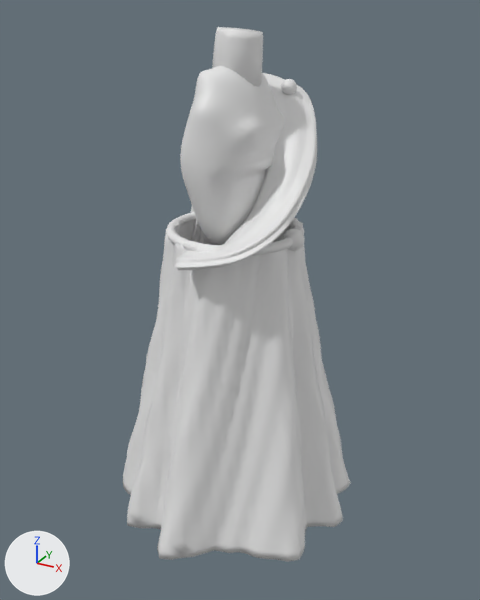
Two versions of the glTF model blender/export/GodBody.glb, one commit apart.
Camera for both pictures: a 50 mm lens placed at (14.0, -25.0, 23.4), pointed at (0.3, -0.1, 10.9). The lights are fixed; the arrows at lower left show +X, +Y and +Z. The first picture is the older version. Vertices at exactly the same position are counted once.

In view in the first picture: 'GodBody'.
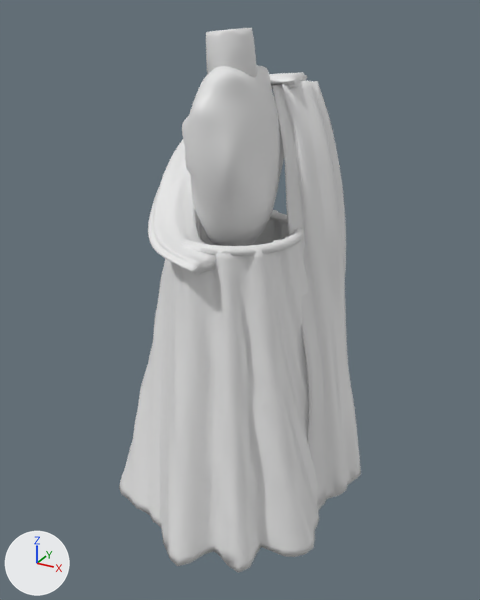
Pixel boxes (x1, y1, x2, y2) of what changed, in the pictures (480 x 600 px; the box of a moved part takes in the faces that stretch with it):
'GodBody', reshaped (6% wider)
    before: (123, 27, 351, 562)
    after: (119, 28, 361, 573)
part 1 of me_torso, moved or reshaped
    before: (212, 27, 263, 87)
    after: (206, 28, 257, 78)
part 2 of me_torso, moved or reshaped
    before: (123, 212, 351, 562)
    after: (119, 210, 326, 573)
part 3 of me_torso, moved or reshaped
    before: (174, 73, 317, 271)
    after: (148, 72, 307, 274)
part 4 of me_torso, moved or reshaped (mostly hidden before)
    before: (191, 207, 205, 244)
    after: (272, 80, 361, 506)
part 5 of me_torso, moved or reshaped
    before: (166, 212, 304, 256)
    after: (183, 211, 304, 256)
part 6 of me_torso, moved or reshaped
    before: (180, 66, 305, 251)
    after: (182, 65, 284, 246)

Edits to the bpy script that builds the scene:
```text
Change me_torso:
    used by ob_godbody; location = (0.0, 0.0, 0.0)
    remove me_torso.from_pydata(...)  # 9514 vertices, 19000 faces; spans x -5.8..6.0, y -6.4..6.3, z 0.1..22.7
    add me_torso.from_pydata(...)  # 9514 vertices, 19000 faces; spans x -6.0..5.8, y -6.4..6.3, z 0.1..22.7
    me_torso part 1: the loose piece of 80 vertices spanning x -1.0..1.2, y -1.1..1.1, z 20.2..22.7 is mirrored in x about the mesh origin
    me_torso part 2: the loose piece of 4935 vertices spanning x -5.5..6.0, y -6.4..6.3, z 0.1..14.4 is mirrored in x about the mesh origin
    me_torso part 3: the loose piece of 1071 vertices spanning x -1.7..3.5, y -4.3..4.1, z 13.5..20.8 is mirrored in x about the mesh origin
    me_torso part 4: the loose piece of 984 vertices spanning x -5.8..-0.9, y -0.4..4.0, z 0.4..20.5 is mirrored in x about the mesh origin
    me_torso part 5: the loose piece of 425 vertices spanning x -3.1..3.1, y -3.1..3.1, z 14.0..14.5 is mirrored in x about its middle
    me_torso part 6: 2009 of 9514 vertices moved; they spanned x -1.8..3.4, y -2.8..2.8, z 13.1..21.4 and now span x -3.4..1.8, y -2.8..2.8, z 13.1..21.4; mean shift (-0.6, 0.0, 0.0); largest move (0.0, -0.2, 13.1) -> (-0.1, -0.2, 21.4)
```
